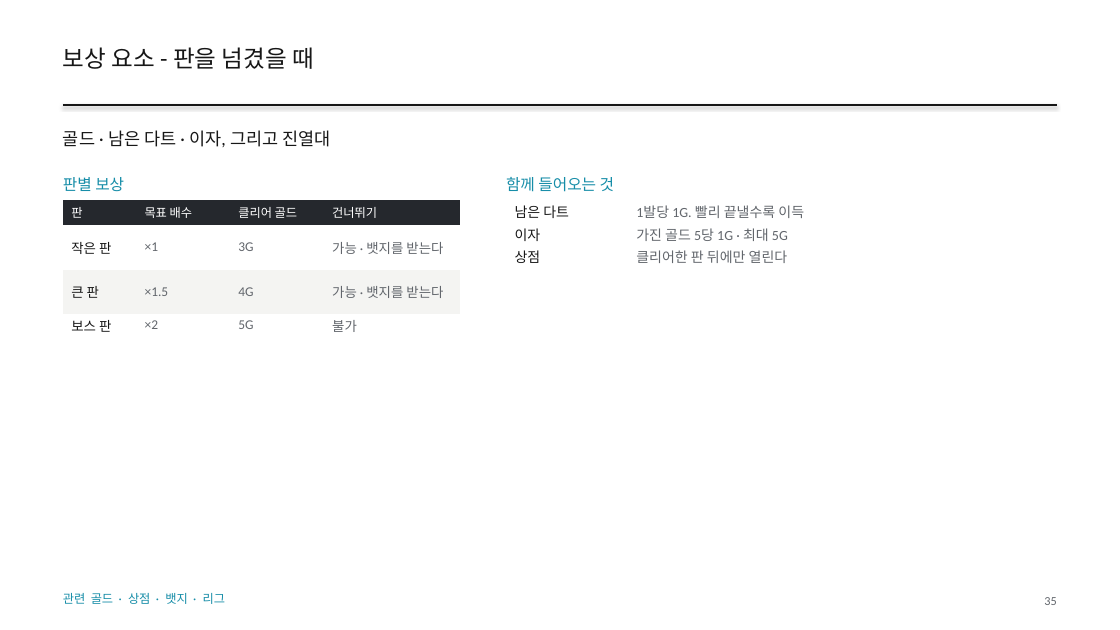
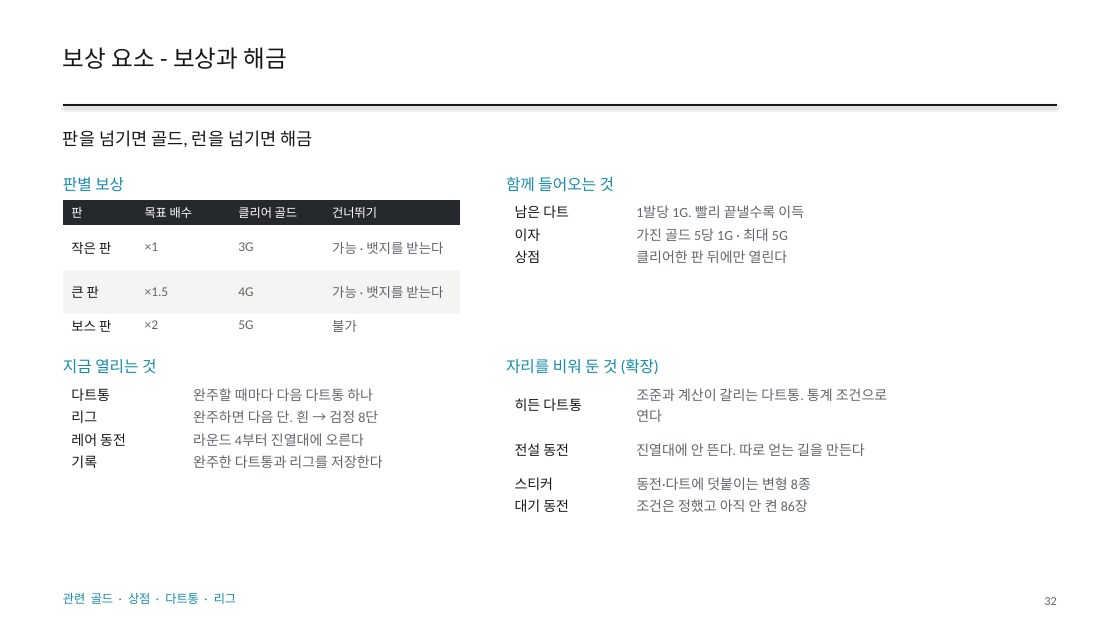
Before and after one commit to GGbong69/test-03, a slide deck: slide 32 of docs/HIGHTONE_기획서.pptx (slide 35 before the commit). Drawn at 1120x630 pixels with LibreOffice and Linux fonts; fonts in the diff are those of the drawing. Boxes give left, top, right and bottom in pixels: in the first picture for what was removed or moved away, otherwise in the second. Text is boxed around its words. In the diff, an @@ line names an element or a change of style, - is before the commit and + after.

```diff
--- a/docs/HIGHTONE_기획서.pptx
+++ b/docs/HIGHTONE_기획서.pptx
@@ text at (x1=63, y1=47, x2=287, y2=69): text changed @@
-보상 요소 - 판을 넘겼을 때
+보상 요소 - 보상과 해금
@@ text at (x1=63, y1=130, x2=312, y2=147): text changed @@
-골드 · 남은 다트 · 이자, 그리고 진열대
+판을 넘기면 골드, 런을 넘기면 해금
@@ text added at (x1=63, y1=359, x2=156, y2=374), 13.5 pt, text #168DA8 @@
+지금 열리는 것
@@ text added at (x1=506, y1=359, x2=658, y2=374), 13.5 pt, text #168DA8 @@
+자리를 비워 둔 것 (확장)
@@ table added at (x1=63, y1=382, x2=460, y2=472), 4 rows, 2 columns @@
+다트통 | 완주할 때마다 다음 다트통 하나
+리그 | 완주하면 다음 단. 흰 → 검정 8단
+레어 동전 | 라운드 4부터 진열대에 오른다
+기록 | 완주한 다트통과 리그를 저장한다
@@ table added at (x1=507, y1=382, x2=903, y2=516), 4 rows, 2 columns @@
+히든 다트통 | 조준과 계산이 갈리는 다트통. 통계 조건으로 연다
+전설 동전 | 진열대에 안 뜬다. 따로 얻는 길을 만든다
+스티커 | 동전·다트에 덧붙이는 변형 8종
+대기 동전 | 조건은 정했고 아직 안 켠 86장
@@ text at (x1=63, y1=593, x2=236, y2=604): text changed @@
-관련 골드 · 상점 · 뱃지 · 리그
+관련 골드 · 상점 · 다트통 · 리그
@@ text at (x1=1044, y1=597, x2=1056, y2=605): text changed @@
-35
+32
```
Also in this commit, not shown: 38 other slides changed, 5 slides removed, 3 other files.
